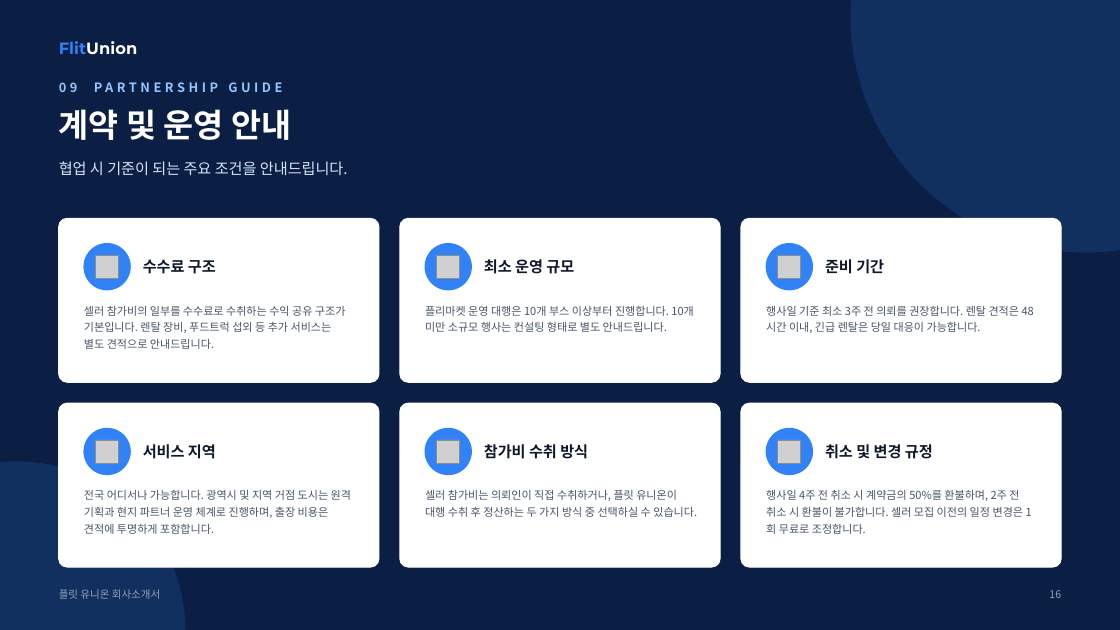
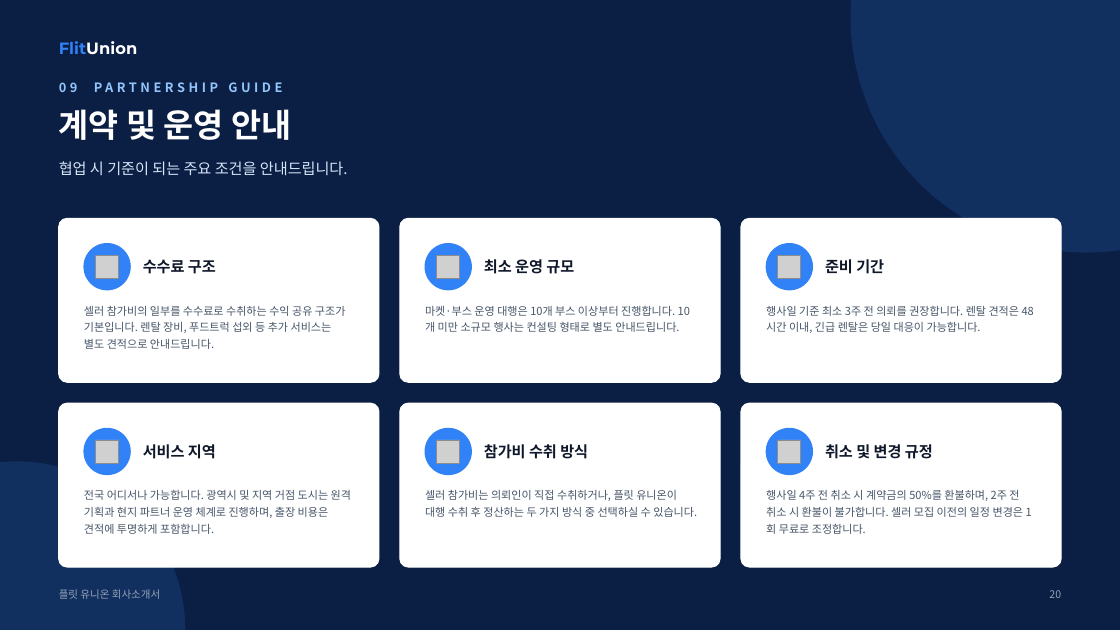
Before and after one commit to leearo9528-creator/Flitunion, a slide deck: slide 20 of docs/flitunion-company-profile.pptx (slide 16 before the commit). Drawn at 1120x630 pixels with LibreOffice and Linux fonts; fonts in the diff are those of the drawing; grey boxes stand for pictures. Boxes give left, top, right and bottom in pixels: in the first picture for what was removed or moved away, otherwise in the second. Text is boxed around its words. In the diff, an @@ line names an element or a change of style, - is before the commit and + after.

```diff
--- a/docs/flitunion-company-profile.pptx
+++ b/docs/flitunion-company-profile.pptx
@@ text at [425,306,679,332]: text changed @@
-플리마켓 운영 대행은 10개 부스 이상부터 진행합니다. 10개 미만 소규모 행사는 컨설팅 형태로 별도 안내드립니다.
+마켓·부스 운영 대행은 10개 부스 이상부터 진행합니다. 10개 미만 소규모 행사는 컨설팅 형태로 별도 안내드립니다.
@@ text at [1049,590,1061,598]: text changed @@
-16
+20
```
Also in this commit, not shown: 16 other slides changed, 4 slides added, 4 other files.
